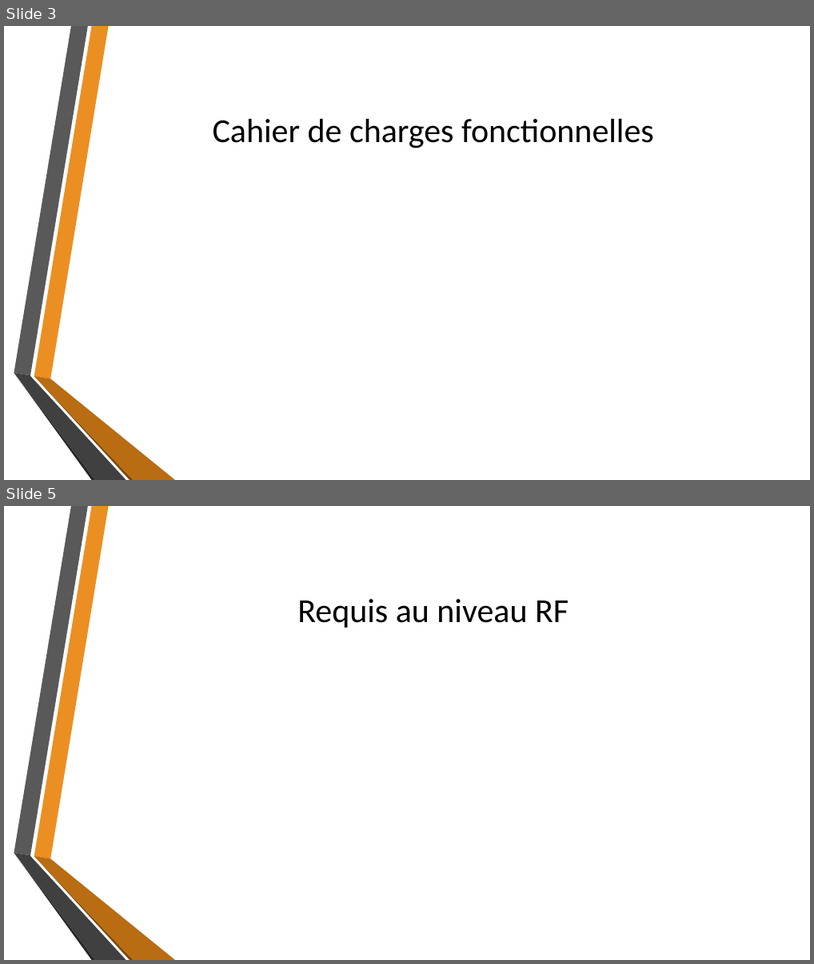
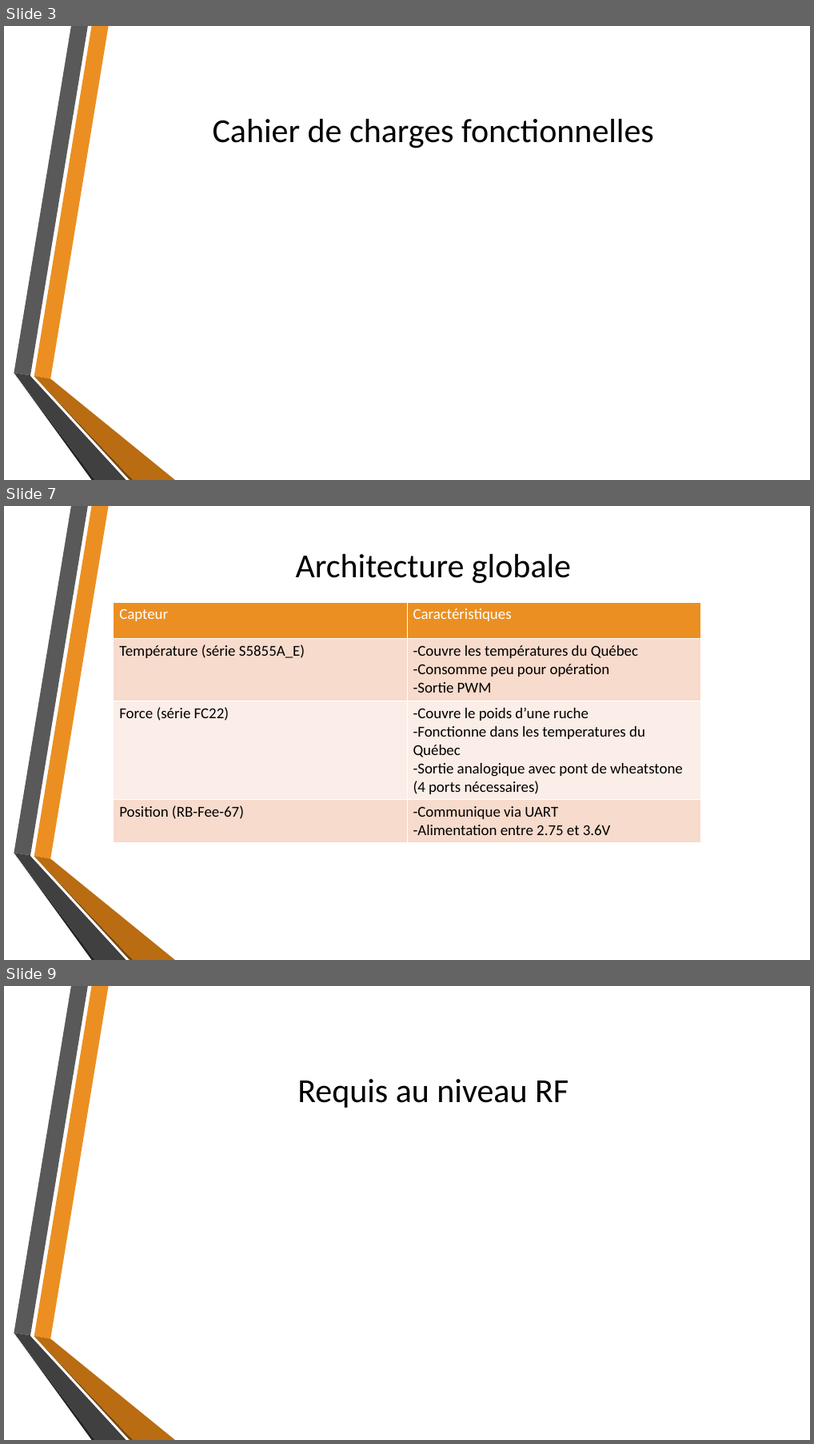
Before and after one commit to fisj2002/Projet_S6_Documentation, a slide deck: Dossier de Conception.pptx. Shown one above the other, each under a label of ours: slides 3 and 5 before the commit, slides 3, 7 and 9 after it; the slides between them are not shown. The pictures are 814x964 and 814x1444 pixels, drawn with LibreOffice and Linux fonts; fonts in the diff are those of the drawing; background and template pictures are left out. Boxes give left, top, right and bottom in pixels: in the first picture for what was removed or moved away, otherwise in the second. Text is boxed around its words. In the diff, an @@ line names an element or a change of style, - is before the commit and + after.

Commit message:
PT-25 Ajout de la section Architecture Globale

```diff
--- a/Dossier de Conception.pptx
+++ b/Dossier de Conception.pptx
@@ slide 7 added at [4,506,810,960], background picture (left out); not listed: 6 template elements that a slide beside it also shows @@
@@ title added at [296,554,571,584], 40 pt, text #000000 @@
+Architecture globale
@@ table added at [114,602,702,840], 4 rows, 2 columns @@
+Capteur | Caractéristiques
+Température (série S5855A_E) | -Couvre les températures du Québec / -Consomme peu pour opération / -Sortie PWM
+Force (série FC22) | -Couvre le poids d’une ruche / -Fonctionne dans les temperatures du Québec / -Sortie analogique avec pont de wheatstone (4 ports nécessaires)
+Position (RB-Fee-67) | -Communique via UART / -Alimentation entre 2.75 et 3.6V
@@ what was slide 5 is now slide 9 @@
```
Also in this commit, not shown: 1 slide changed, 3 other slides added.
